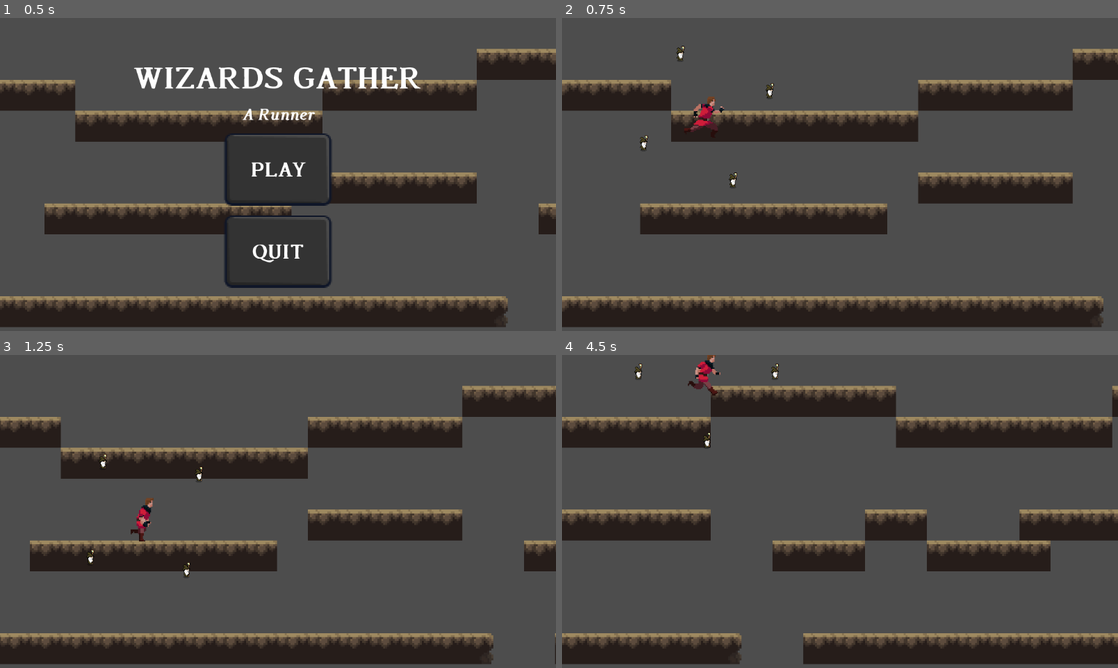
Above: before the commit, frames 1-4 (two rows, left to right).
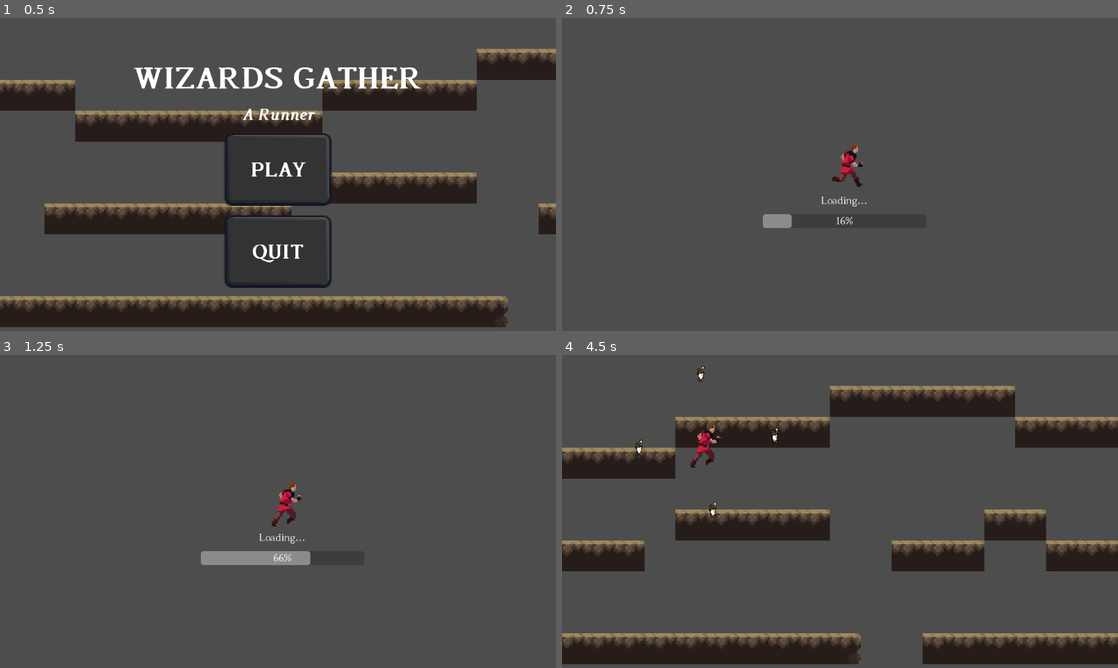
Above: after the commit, the same moments.

Repository: mcprog/wizards-gather
Game: Godot game, scene res://ui/main_menu.tscn
Two runs of this game, one before a commit and one after it. Both use one fixed random seed, a clock stepped at 60 frames per second and the inputs below.
Inputs (mouse positions are in pixels of both pictures, inside the frame that each line leads up to):
- Up to frame 1 (0.5 s): no input
- Up to frame 2 (0.75 s): click "PLAY" at 0.5 s
- Up to frame 3 (1.25 s): no input
- Up to frame 4 (4.5 s): move the mouse to (962, 495) at 1.27 s; click (962, 495) at 1.42 s; move the mouse to (728, 527) at 2.02 s; click (728, 527) at 2.17 s; move the mouse to (895, 442) at 2.77 s; click (895, 442) at 2.92 s; move the mouse to (812, 574) at 3.52 s; click (812, 574) at 3.67 s; move the mouse to (1006, 558) at 4.27 s; click (1006, 558) at 4.42 s

Frame 1 is identical in both runs. In frame 2, 25% of the frame differs, in the area x 0-100%, y 8-99%; in frame 3, 25%; in frame 4, 28%, in the area x 0-100%, y 0-99%.

Commit message:
added loading splash screen and simple ground object

Diff:
--- a/ui/to_game.gd
+++ b/ui/to_game.gd
@@ -2,11 +2,28 @@
 # Scene to transition to Game Scene that avoids cyclic scene preload dependencies
 
 const GAME_SCENE_PATH = "res://scenes/game.tscn"
+
+@export_subgroup("Settings")
+@export var delay: float = 1.25
+
+var timer
+
+@onready var progress_bar: ProgressBar = $VBoxContainer/ProgressBar
+
 # Called when the node enters the scene tree for the first time.
 func _ready() -> void:
+	timer = delay
 	call_deferred("load_game_scene")
 
 func load_game_scene():
+	if timer > 0:
+		return
 	var error = get_tree().change_scene_to_file(GAME_SCENE_PATH)
 	if error != OK:
 		printerr("Failed to change scene to Game scene in to_game.gd")
+
+func _process(delta: float) -> void:
+	timer -= delta
+	progress_bar.value = 100 * (delay - timer)
+	if timer <= 0:
+		load_game_scene()
--- a/ui/to_game.tscn
+++ b/ui/to_game.tscn
@@ -1,6 +1,9 @@
-[gd_scene load_steps=2 format=3 uid="uid://ceryd58bfr1ri"]
+[gd_scene load_steps=5 format=3 uid="uid://ceryd58bfr1ri"]
 
 [ext_resource type="Script" uid="uid://bbupr1fh5gier" path="res://ui/to_game.gd" id="1_knc4o"]
+[ext_resource type="PackedScene" uid="uid://cs0802lhhv4fd" path="res://units/player.tscn" id="2_hs284"]
+[ext_resource type="PackedScene" uid="uid://cnj11kj1kqvcs" path="res://utility/simple_ground.tscn" id="3_rgrbq"]
+[ext_resource type="FontFile" uid="uid://bfeyeolwww868" path="res://fonts/Beholden-Regular.ttf" id="4_4n4l5"]
 
 [node name="ToGame" type="Control"]
 layout_mode = 3
@@ -10,3 +13,35 @@
 grow_horizontal = 2
 grow_vertical = 2
 script = ExtResource("1_knc4o")
+
+[node name="Player" parent="." instance=ExtResource("2_hs284")]
+position = Vector2(597.99994, 301.99997)
+
+[node name="SimpleGround" parent="." instance=ExtResource("3_rgrbq")]
+position = Vector2(599, 353)
+
+[node name="VBoxContainer" type="VBoxContainer" parent="."]
+layout_mode = 1
+anchors_preset = 13
+anchor_left = 0.5
+anchor_right = 0.5
+anchor_bottom = 1.0
+offset_left = -160.0
+offset_top = 154.0
+offset_right = 179.0
+grow_horizontal = 2
+grow_vertical = 2
+theme_override_constants/separation = 15
+alignment = 1
+
+[node name="Label" type="Label" parent="VBoxContainer"]
+layout_mode = 2
+theme_override_fonts/font = ExtResource("4_4n4l5")
+theme_override_font_sizes/font_size = 24
+text = "Loading..."
+horizontal_alignment = 1
+
+[node name="ProgressBar" type="ProgressBar" parent="VBoxContainer"]
+layout_mode = 2
+theme_override_fonts/font = ExtResource("4_4n4l5")
+theme_override_font_sizes/font_size = 24
--- /dev/null
+++ b/utility/simple_ground.tscn
@@ -0,0 +1,9 @@
+[gd_scene load_steps=2 format=3 uid="uid://cnj11kj1kqvcs"]
+
+[sub_resource type="WorldBoundaryShape2D" id="WorldBoundaryShape2D_sgmu0"]
+
+[node name="SimpleGround" type="StaticBody2D"]
+collision_mask = 42
+
+[node name="CollisionShape2D" type="CollisionShape2D" parent="."]
+shape = SubResource("WorldBoundaryShape2D_sgmu0")
